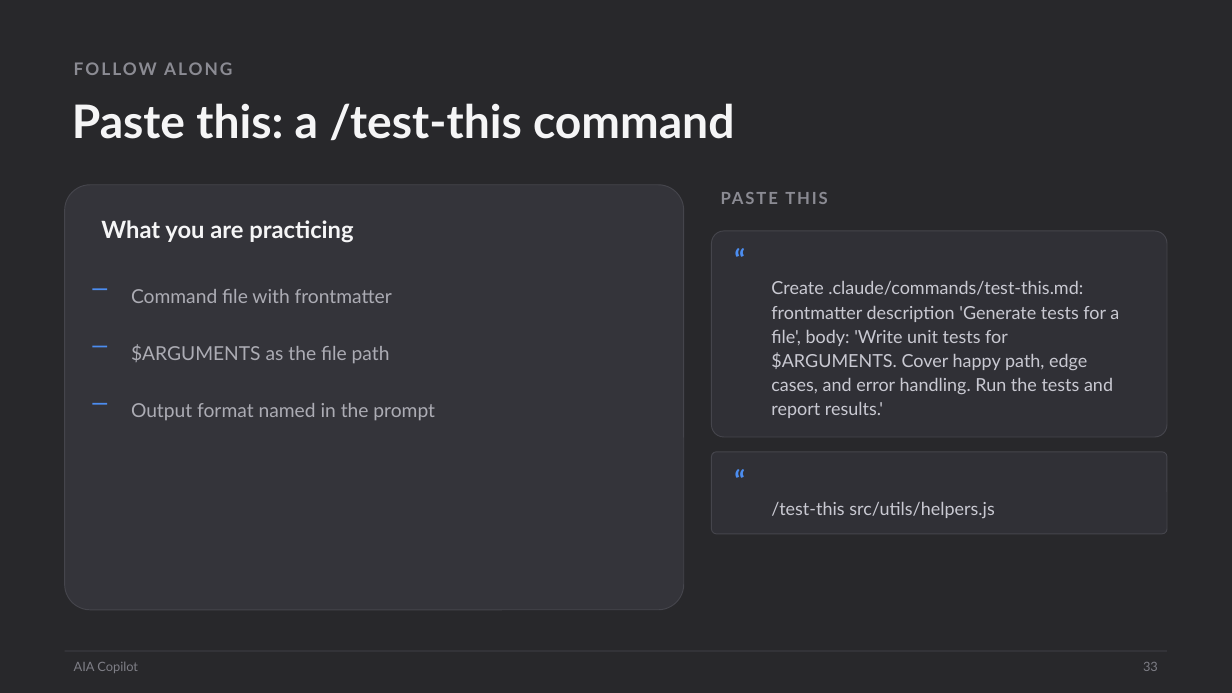
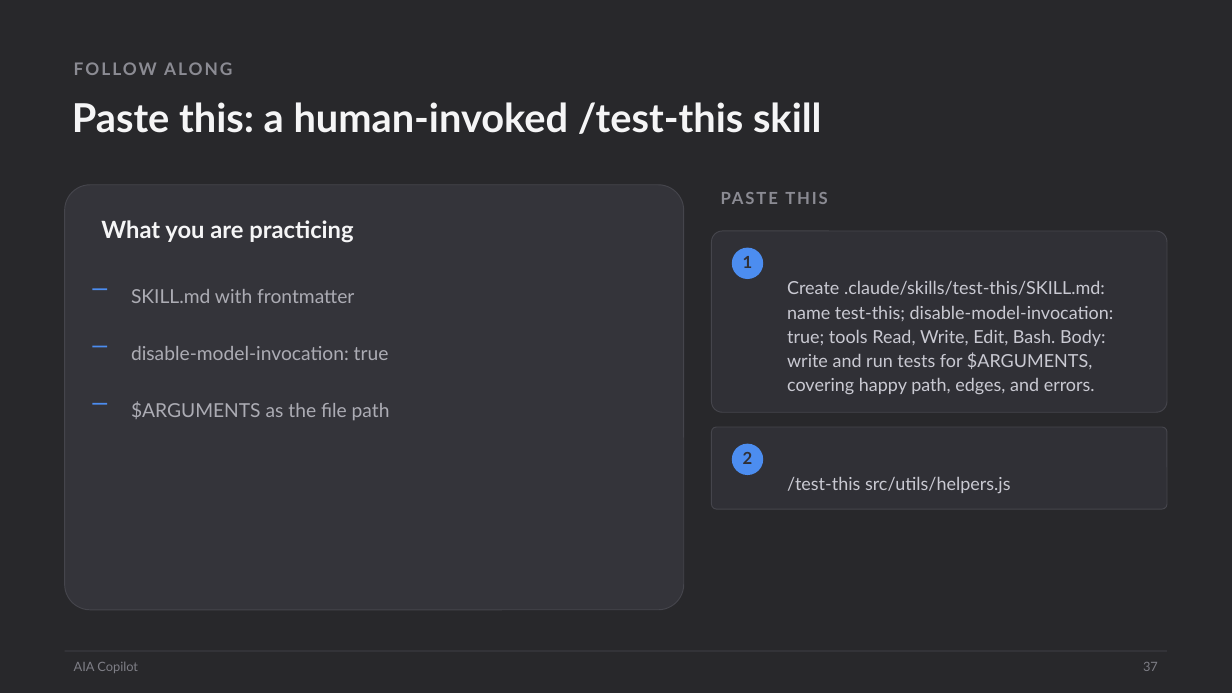
Before and after one commit to scottrhay/AIA-ClaudeCopilot, a slide deck: slide 37 of claude-code-3day/slides/Day2_Claude_Code_Extensions.pptx (slide 33 before the commit). Drawn at 1232x693 pixels with LibreOffice and Linux fonts; fonts in the diff are those of the drawing. Boxes give left, top, right and bottom in pixels: in the first picture for what was removed or moved away, otherwise in the second. Text is boxed around its words. In the diff, an @@ line names an element or a change of style, - is before the commit and + after.

```diff
--- a/claude-code-3day/slides/Day2_Claude_Code_Extensions.pptx
+++ b/claude-code-3day/slides/Day2_Claude_Code_Extensions.pptx
@@ text at <box>72,102,822,134</box>: text changed; size 36 to 31 pt @@
-Paste this: a /test-this command
+Paste this: a human-invoked /test-this skill
@@ rounded rectangle: place and size @@
-rounded rectangle at <box>712,231,1167,437</box>
+rounded rectangle at <box>712,231,1167,412</box>
@@ text in ellipse at <box>732,248,763,279</box>: text removed @@
-“
@@ ellipse: place and size @@
-ellipse at <box>726,238,753,265</box>
+ellipse at <box>732,248,763,279</box>
@@ ellipse at <box>732,248,763,279</box>: fill none to #4C8DF0 @@
@@ text added at <box>743,256,753,268</box>, 13 pt, text #303036, bold @@
+1
@@ text at <box>131,289,354,303</box>: text changed @@
-Command file with frontmatter
+SKILL.md with frontmatter
@@ text at <box>787,281,1114,394</box>: text changed @@
-Create .claude/commands/test-this.md: frontmatter description 'Generate tests for a file', body: 'Write unit tests for $ARGUMENTS. Cover happy path, edge cases, and error handling. Run the tests and report results.'
+Create .claude/skills/test-this/SKILL.md: name test-this; disable-model-invocation: true; tools Read, Write, Edit, Bash. Body: write and run tests for $ARGUMENTS, covering happy path, edges, and errors.
@@ text added at <box>131,346,389,360</box>, 15 pt, text #ACACB4 @@
+disable-model-invocation: true
@@ text "$ARGUMENTS as the file path": place and size @@
-text "$ARGUMENTS as the file path" at <box>131,344,390,363</box>
+text "$ARGUMENTS as the file path" at <box>131,401,390,420</box>
@@ text removed at <box>131,403,435,420</box> @@
-Output format named in the prompt
@@ rounded rectangle: place and size @@
-rounded rectangle at <box>712,452,1167,534</box>
+rounded rectangle at <box>712,427,1167,509</box>
@@ ellipse added at <box>732,444,763,475</box>, fill #4C8DF0 @@
@@ text removed at <box>726,458,753,486</box> @@
-“
@@ text added at <box>743,452,753,464</box>, 13 pt, text #303036, bold @@
+2
@@ text "/test-this src/utils/helpers.js": place and size @@
-text "/test-this src/utils/helpers.js" at <box>771,502,995,518</box>
+text "/test-this src/utils/helpers.js" at <box>787,477,1011,493</box>
@@ text at <box>1143,662,1158,671</box>: text changed @@
-33
+37
```
Also in this commit, not shown: 55 other slides changed, 14 slides added, 4 slides removed, 15 other files.
